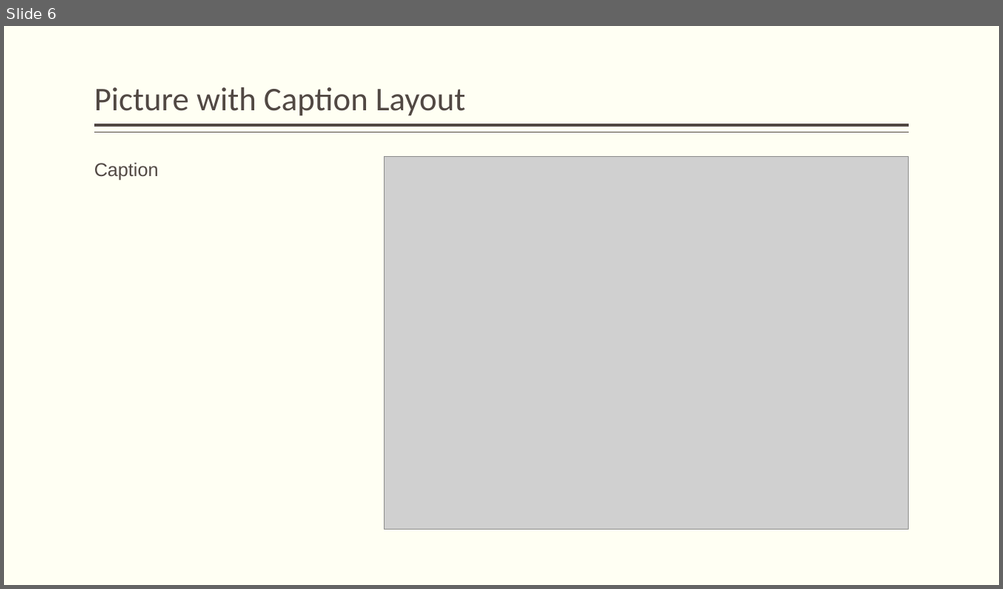
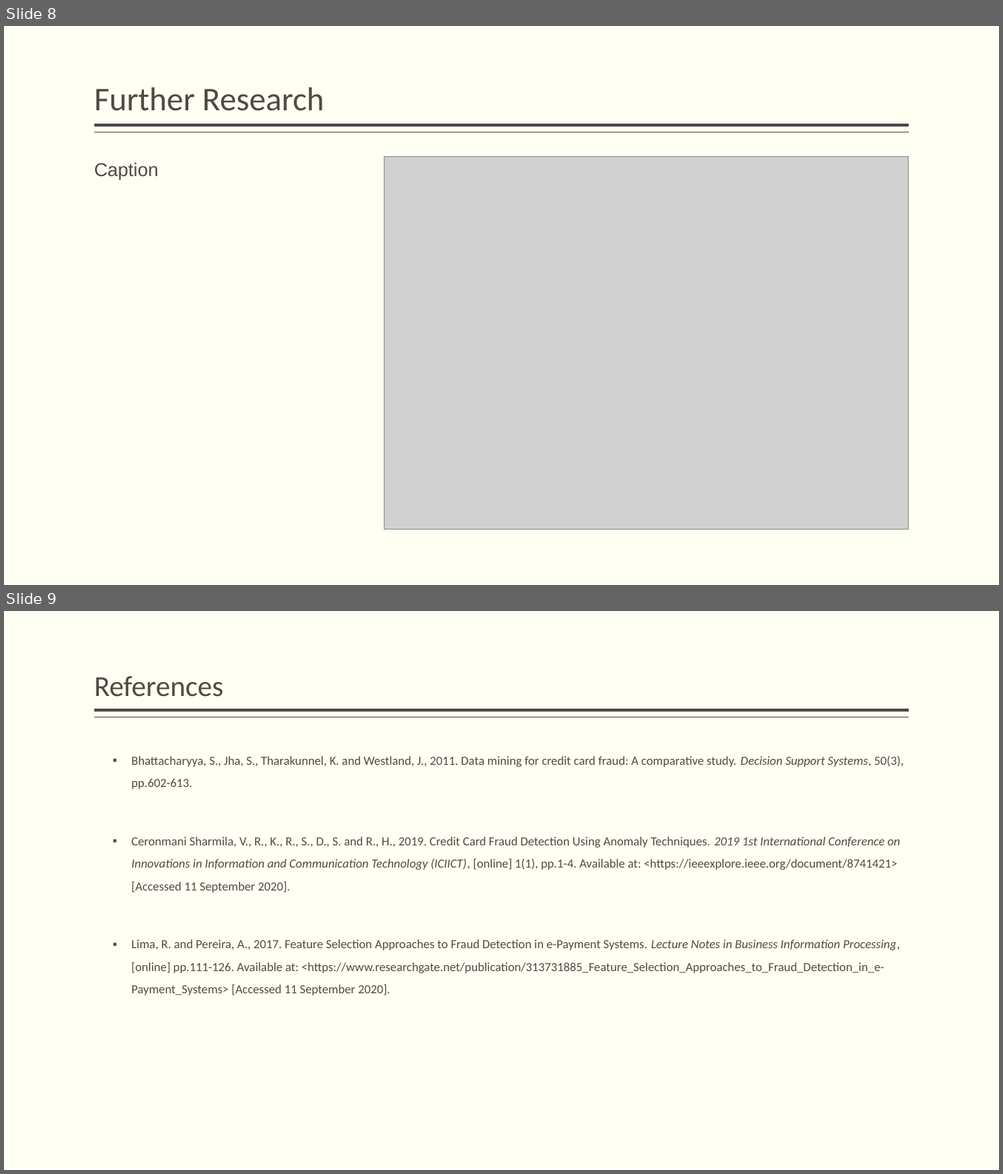
Before and after one commit to JackDaedalus/Sci-Research, a slide deck: PPT/My Topic CC Fraud cf v1-0 120222.pptx. Shown one above the other, each under a label of ours: slide 6 before the commit, slides 8 and 9 after it. The pictures are 1003x589 and 1003x1174 pixels, drawn with LibreOffice and Linux fonts; fonts in the diff are those of the drawing; grey boxes stand for pictures. Boxes give left, top, right and bottom in pixels: in the first picture for what was removed or moved away, otherwise in the second. Text is boxed around its words. In the diff, an @@ line names an element or a change of style, - is before the commit and + after.

```diff
--- a/PPT/My Topic CC Fraud cf v1-0 120222.pptx
+++ b/PPT/My Topic CC Fraud cf v1-0 120222.pptx
@@ slide 9 added at (4, 611, 999, 1170), background #FFFFF3; not listed: 2 template elements that a slide beside it also shows @@
@@ title added at (94, 676, 224, 697), 28 pt, text #514843 @@
+References
@@ text added at (131, 756, 903, 996), 12 pt, text #514843 @@
+▪ Bhattacharyya, S., Jha, S., Tharakunnel, K. and Westland, J., 2011. Data mining for credit card fraud: A comparative study. Decision Support Systems, 50(3), pp.602-613.
+▪ Ceronmani Sharmila, V., R., K., R., S., D., S. and R., H., 2019. Credit Card Fraud Detection Using Anomaly Techniques. 2019 1st International Conference on Innovations in Information and Communication Technology (ICIICT), [online] 1(1), pp.1-4. Available at: <https://ieeexplore.ieee.org/document/8741421> [Accessed 11 September 2020].
+▪ Lima, R. and Pereira, A., 2017. Feature Selection Approaches to Fraud Detection in e-Payment Systems. Lecture Notes in Business Information Processing, [online] pp.111-126. Available at: <https://www.researchgate.net/publication/313731885_Feature_Selection_Approaches_to_Fraud_Detection_in_e-Payment_Systems> [Accessed 11 September 2020].
@@ what was slide 6 is now slide 8 @@
@@ slide 8 changed as well @@
@@ title at (94, 87, 324, 111): text changed @@
-Picture with Caption Layout
+Further Research
```
Also in this commit, not shown: 3 other slides changed, 4 other slides added, 8 slides removed, 1 other file.
